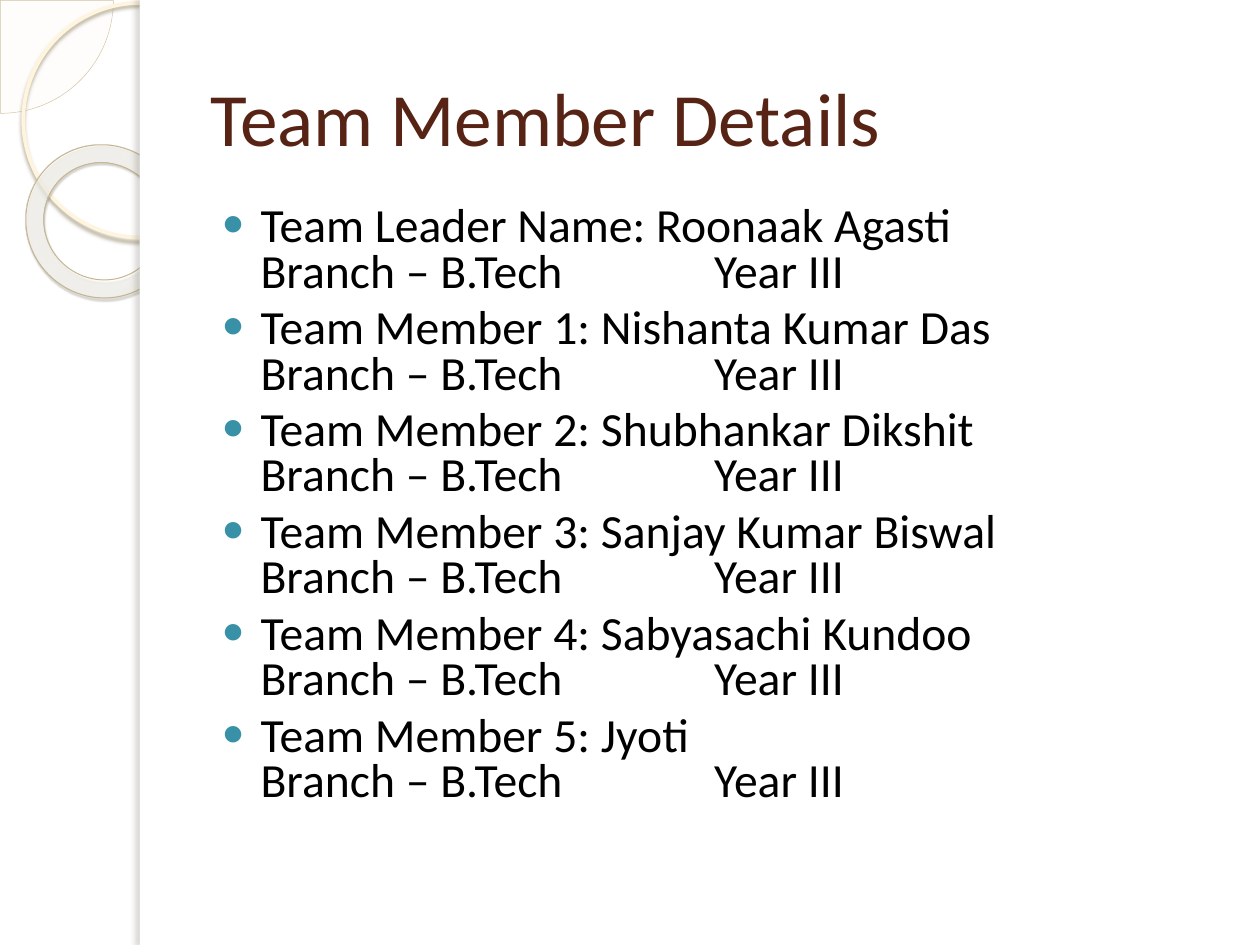
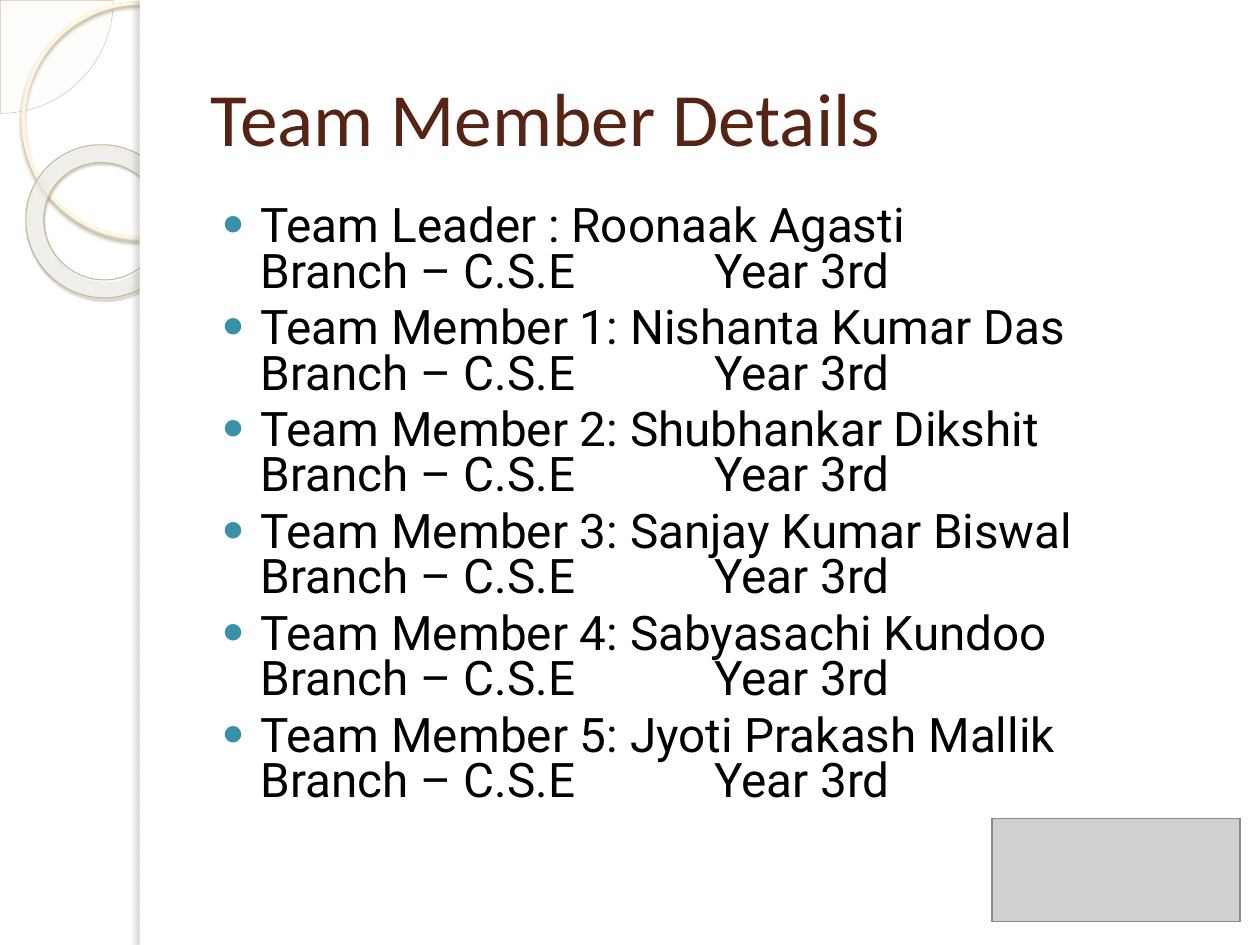
Before and after one commit to dkwritescode/Sentinel, a slide deck: slide 2 of senti-ppt.pptx. Drawn at 1260x945 pixels with LibreOffice and Linux fonts; fonts in the diff are those of the drawing; grey boxes stand for pictures; background and template pictures are left out. Boxes give left, top, right and bottom in pixels: in the first picture for what was removed or moved away, otherwise in the second. Text is boxed around its words. In the diff, an @@ line names an element or a change of style, - is before the commit and + after.

Commit message:
FINAL VERSION

```diff
--- a/senti-ppt.pptx
+++ b/senti-ppt.pptx
@@ text at [261,206,1072,798]: text changed; font Calibri to Roboto @@
-● Team Leader Name: Roonaak Agasti
-  Branch – B.Tech Year III
-● Team Member 1: Nishanta Kumar Das
-  Branch – B.Tech Year III
-● Team Member 2: Shubhankar Dikshit
-  Branch – B.Tech Year III
-● Team Member 3: Sanjay Kumar Biswal
-  Branch – B.Tech Year III
-● Team Member 4: Sabyasachi Kundoo
-  Branch – B.Tech Year III
-● Team Member 5: Jyoti
-  Branch – B.Tech Year III
+● Team Leader : Roonaak Agasti
+  Branch – C.S.E Year 3rd
+● Team Member 1: Nishanta Kumar Das
+  Branch – C.S.E Year 3rd
+● Team Member 2: Shubhankar Dikshit
+  Branch – C.S.E Year 3rd
+● Team Member 3: Sanjay Kumar Biswal
+  Branch – C.S.E Year 3rd
+● Team Member 4: Sabyasachi Kundoo
+  Branch – C.S.E Year 3rd
+● Team Member 5: Jyoti Prakash Mallik
+  Branch – C.S.E Year 3rd
@@ picture added at [992,819,1240,922] @@
```
Also in this commit, not shown: 2 other slides changed, 4 slides added.
